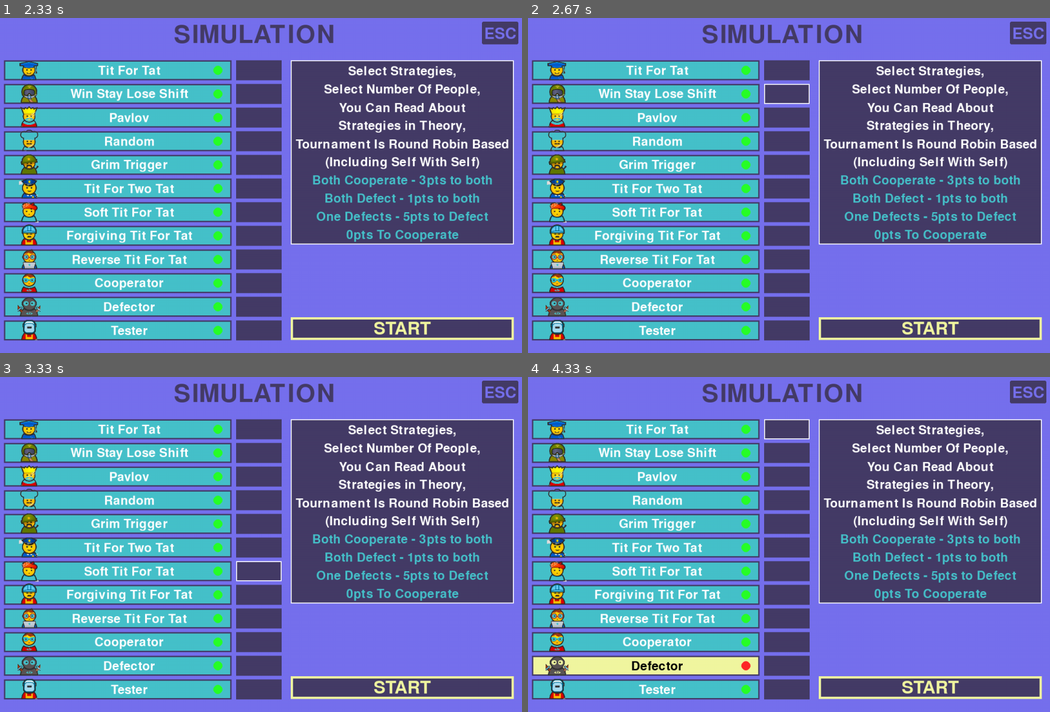
Above: before the commit, frames 1-4 (two rows, left to right).
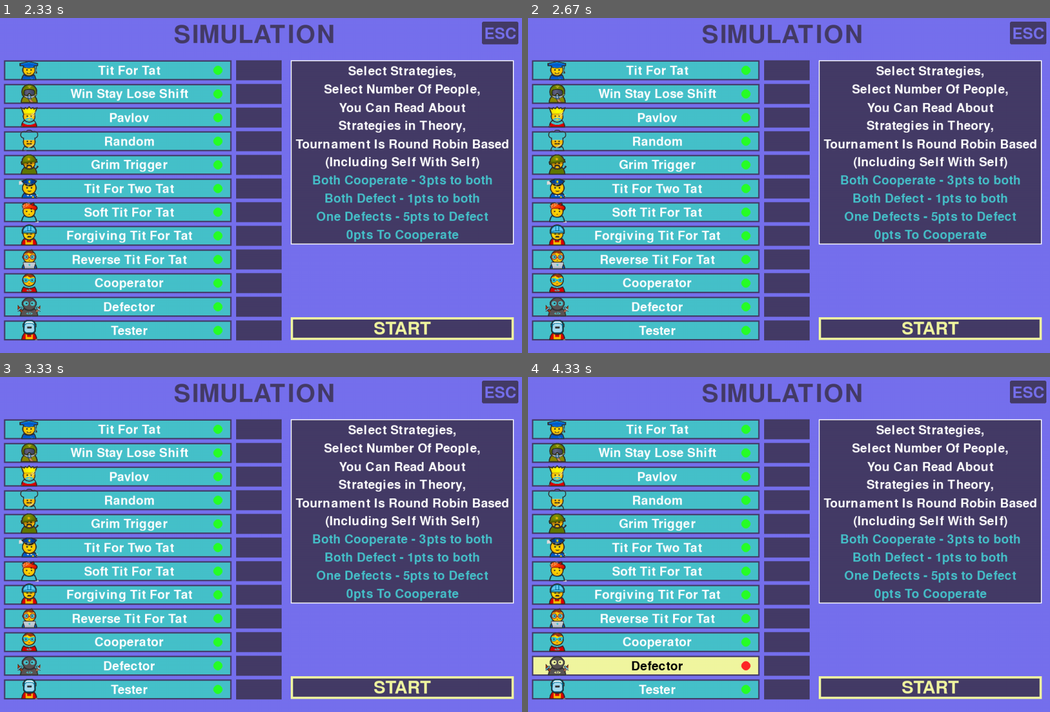
Above: after the commit, the same moments.

Repository: LazyyVenom/py-game-theory
Game: pygame game, started from prisoners_dilemma.py
Same seed, same stepped clock (60 frames per second), same inputs: the game is played once before the commit and once after it.
Inputs (mouse positions are in pixels of both pictures, inside the frame that each line leads up to):
- Up to frame 1 (2.33 s): click "Strategies Theory" at 0.38 s; click "ESC" at 0.72 s; click "Tournament" at 1.05 s; click "START" at 1.38 s; click "ESC" at 1.72 s; click "Simulation" at 2.05 s
- Up to frame 2 (2.67 s): click (841, 88) at 2.38 s, where only the run before the commit has a clickable "Select Number Of People,"
- Up to frame 3 (3.33 s): click "START" at 2.72 s; click (313, 564) at 3.05 s, where only the run before the commit has a clickable "One Defects - 5pts to Defect"
- Up to frame 4 (4.33 s): click (601, 648) at 3.38 s; click "START" at 3.72 s; click (862, 423) at 4.05 s

Frame 1 is identical in both runs. In frame 2, 0.1% of the frame differs, in the area x 45-54%, y 19-26%; in frame 3, less than 0.1%; in frame 4, 0.1%.

Commit message:
Fixed Input Fields

Diff:
--- a/prisoners_dilemma.py
+++ b/prisoners_dilemma.py
@@ -446,9 +446,8 @@
 
                     i_count = 0
                     for y in range(box_y_initial+10,box_y_end + 1,box_y_delta):
-                        if 680 < click_pos[0] < 780:
+                        if 580 < click_pos[0] < 680:
                             if y - box_y_delta < click_pos[1] < y:
-                                print(i_count)
                                 input_selected[i_count] = not input_selected[i_count]
                                 break
 
